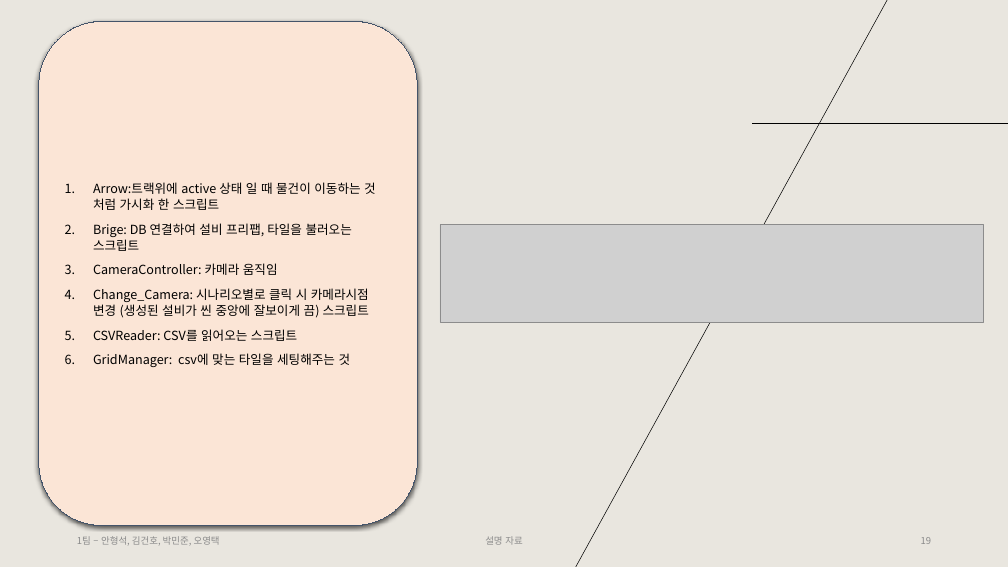
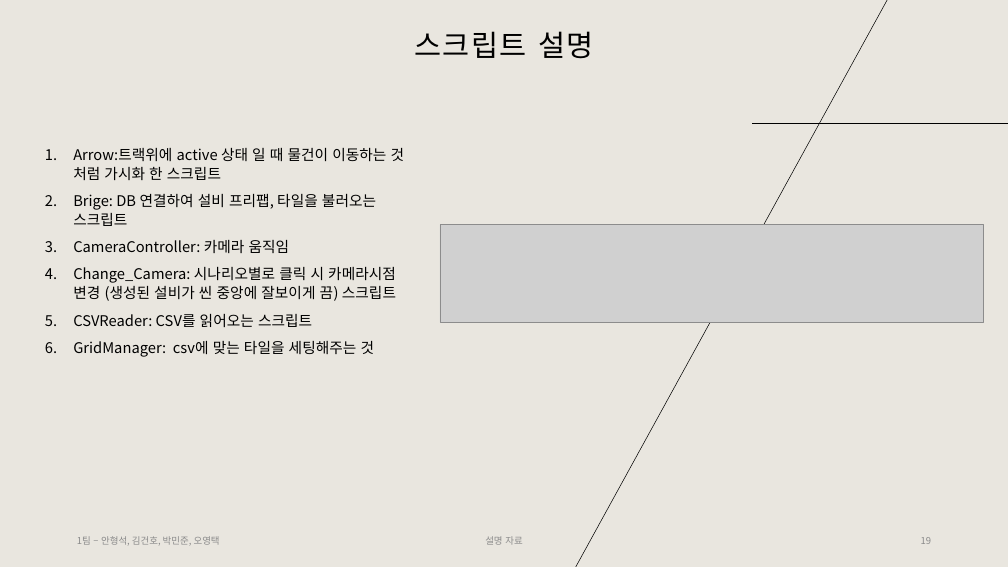
Before and after one commit to Tentailsahri/DT_FINAL_Project, a slide deck: slide 19 of 문서/시나리오에 따른 공정 시뮬레이션 발표 - 김건호.pptx. Drawn at 1008x567 pixels with LibreOffice and Linux fonts; fonts in the diff are those of the drawing; grey boxes stand for pictures. Boxes give left, top, right and bottom in pixels: in the first picture for what was removed or moved away, otherwise in the second. Text is boxed around its words. In the diff, an @@ line names an element or a change of style, - is before the commit and + after.

```diff
--- a/문서/시나리오에 따른 공정 시뮬레이션 발표 - 김건호.pptx
+++ b/문서/시나리오에 따른 공정 시뮬레이션 발표 - 김건호.pptx
@@ text added at (x1=414, y1=31, x2=594, y2=59), 28 pt, text #000000 @@
+스크립트 설명
@@ text "Arrow:트랙위에 active 상태 일 때 ..." moved from (x1=39, y1=21, x2=417, y2=526) to (x1=73, y1=148, x2=405, y2=357) @@
@@ text "Arrow:트랙위에 active 상태 일 때 ..." at (x1=73, y1=148, x2=405, y2=357): size 12 to 14 pt; vertical alignment middle to top; fill #FBE5D6 to none; outline #44546A 0.75 pt to none; shadow off @@
```
Also in this commit, not shown: 10 other slides changed, 1 slide added.
